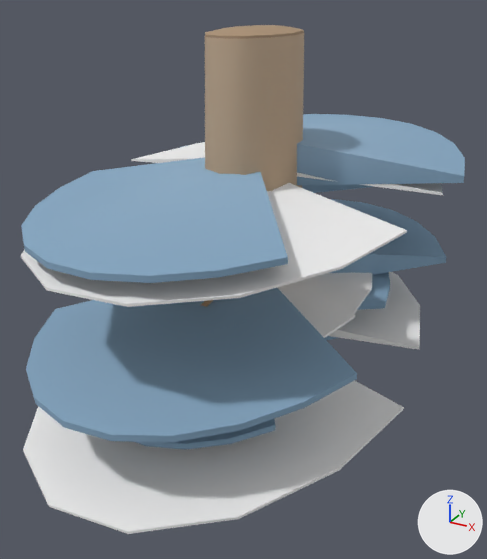
The glTF model web-forest/public/model/species/fuscoporia-torulosa.glb, before and after one commit.
Rendered twice from a camera (50 mm lens) standing at (0.346, -0.683, 0.441) and looking at (-0.006, -0.043, 0.121). The axes (+X, +Y, +Z) are drawn at lower right. The lights are the same throughout. The older version comes first. Where no turn or scale is listed for an object, it has been applied to the vertices. Vertices at exactly the same position are counted once.

Names of what the first picture shows: 'log', 'p1', 'p10', 'p12', 'p13', 'p17', 'p19', 'p20', 'p22', 'p3', 'p4', 'p9' and 2 more.
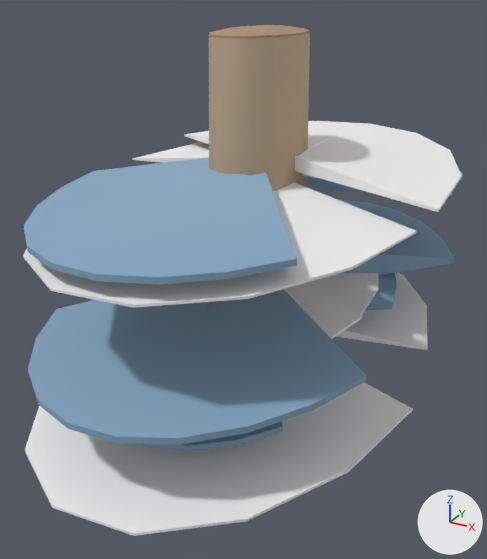
ob_body is not drawn itself; it is the parent of ob_p0, ob_p1, ob_p2, ob_p3, ob_p4, ob_p5, ob_p6, ob_p7.

Where the newer file only moved an object's origin or applied its transform, the numbers keep the older frame.

Changed parts and their boxes (x1, y1, x2, y2) in the pictures (487 x 559 px):
'p9', moved, rescaled
    before: (26, 287, 357, 442)
    after: (28, 289, 366, 445)
'p1', moved, rescaled
    before: (23, 380, 404, 534)
    after: (25, 382, 413, 536)
'p19', moved, rescaled
    before: (21, 157, 288, 283)
    after: (23, 157, 297, 284)
'log', moved
    before: (205, 25, 304, 191)
    after: (209, 25, 310, 191)
'p17', moved, rescaled
    before: (21, 183, 407, 307)
    after: (23, 183, 416, 308)
'p22', reshaped, moved, rescaled
    before: (297, 114, 465, 185)
    after: (184, 121, 462, 212)
'p12', moved, rescaled
    before: (329, 199, 446, 275)
    after: (337, 199, 454, 275)
'p4', moved, rescaled
    before: (328, 272, 420, 349)
    after: (336, 272, 428, 350)
'p13', moved, rescaled
    before: (201, 283, 356, 338)
    after: (207, 284, 363, 339)
'p10', moved, rescaled
    before: (294, 272, 372, 314)
    after: (302, 273, 379, 315)
'p3', moved, rescaled
    before: (136, 419, 275, 450)
    after: (142, 421, 283, 451)
'p20', moved, rescaled (mostly hidden)
    before: (131, 142, 443, 195)
    after: (132, 142, 452, 195)
'p6', moved, rescaled
    before: (357, 272, 390, 310)
    after: (365, 273, 397, 310)
'p16', moved, rescaled (mostly hidden)
    before: (182, 145, 375, 193)
    after: (181, 146, 463, 193)
'p0', moved, rescaled (mostly hidden)
    before: (325, 336, 338, 340)
    after: (332, 336, 343, 340)

The edits, one by one:
me_mesh_0 is used by ob_log; location (-0.008, -0.013, 0.0).
me_mesh_0 had 332 vertices, 616 faces and spanned x -0.052..0.052, y -0.087..0.086, z 0.0..0.4.
me_mesh_0 now has 332 vertices, 616 faces and spans x -0.049..0.058, y -0.085..0.088, z 0.0..0.4.
me_mesh_0 part 1: the whole mesh is scaled about its middle by (1.02, 1, 1), then moved by (0.005, 0.001, 0.0).
me_mesh_18 is used by ob_p22; parent ob_body; location (0.0, 0.0, 0.635); rotation (0.013, 0.0, 0.0), in degrees (0.7, 0, 0).
me_mesh_18 had 62 vertices, 116 faces and spanned x -0.174..0.229, y -0.002..0.233, z -0.061..0.061.
me_mesh_18 now has 34 vertices, 64 faces and spans x -0.201..0.219, y -0.023..0.22, z -0.11..-0.034.
me_mesh_18 part 2: 42 vertices removed from x -0.174..0.229, y 0.01..0.233, z -0.061..0.061; 34 vertices added at x -0.201..0.219, y -0.023..0.22, z -0.11..-0.034.
Other edits to the shape of me_mesh_18 do not show in these pictures.
Object 'body' (ob_body) moves from (-0.00767, -0.0134, 0.0) to (-0.00293, -0.0117, 0.0).
Object 'body' (ob_body) is rescaled from (0.95, 1.56, 0.4) to (0.972, 1.57, 0.4).
Object 'p1' (ob_p1) moves from (0.0, 0.0, 0.134) to (0.0, 0.0, 0.136).
Object 'p17' (ob_p17) moves from (0.0, 0.0, 0.631) to (0.0, 0.0, 0.632).
Object 'p20' (ob_p20) moves from (0.0, 0.0, 0.658) to (0.0, 0.0, 0.66).
Object 'p22' (ob_p22) moves from (0.0, 0.0, 0.635) to (0.0, 0.0, 0.707).
